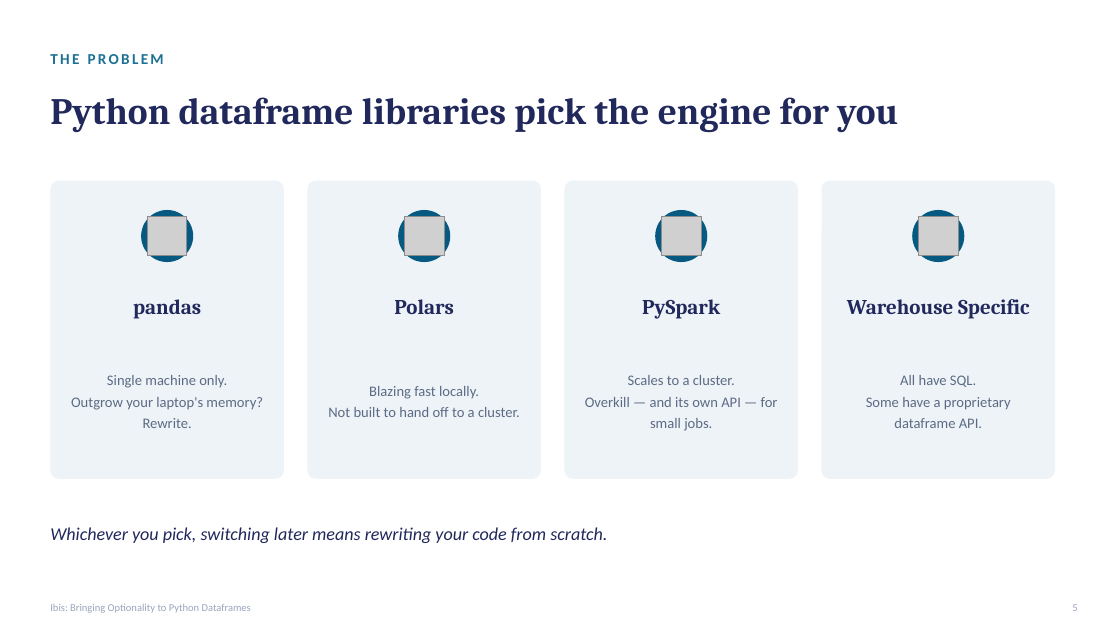
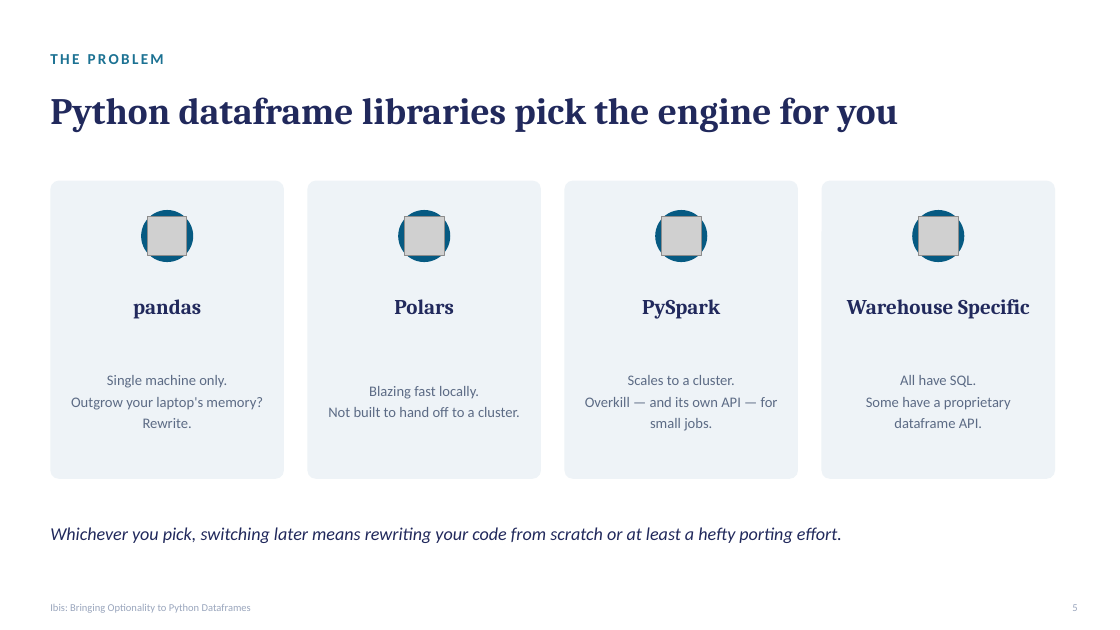
Before and after one commit to lestermartin/ibis-optionality, a slide deck: slide 6 of slides/ibis-optionality-slides.pptx (slide 5 before the commit). Drawn at 1120x630 pixels with LibreOffice and Linux fonts; fonts in the diff are those of the drawing; grey boxes stand for pictures. Boxes give left, top, right and bottom in pixels: in the first picture for what was removed or moved away, otherwise in the second. Text is boxed around its words. In the diff, an @@ line names an element or a change of style, - is before the commit and + after.

```diff
--- a/slides/ibis-optionality-slides.pptx
+++ b/slides/ibis-optionality-slides.pptx
@@ text at box(50, 527, 842, 543): text changed @@
-Whichever you pick, switching later means rewriting your code from scratch.
+Whichever you pick, switching later means rewriting your code from scratch or at least a hefty porting effort.
```
Also in this commit, not shown: 9 other slides changed, 1 slide added, 8 other files.
